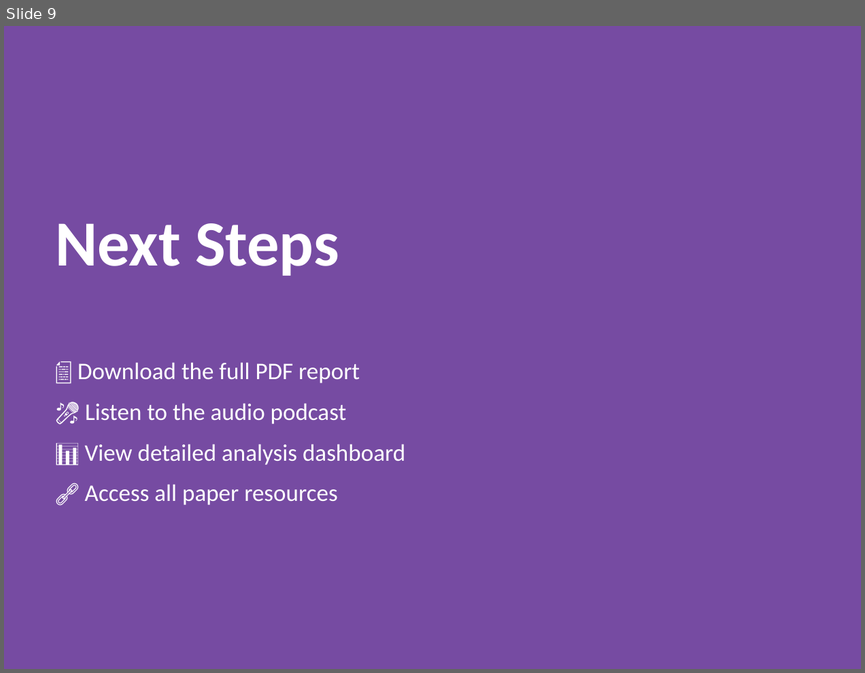
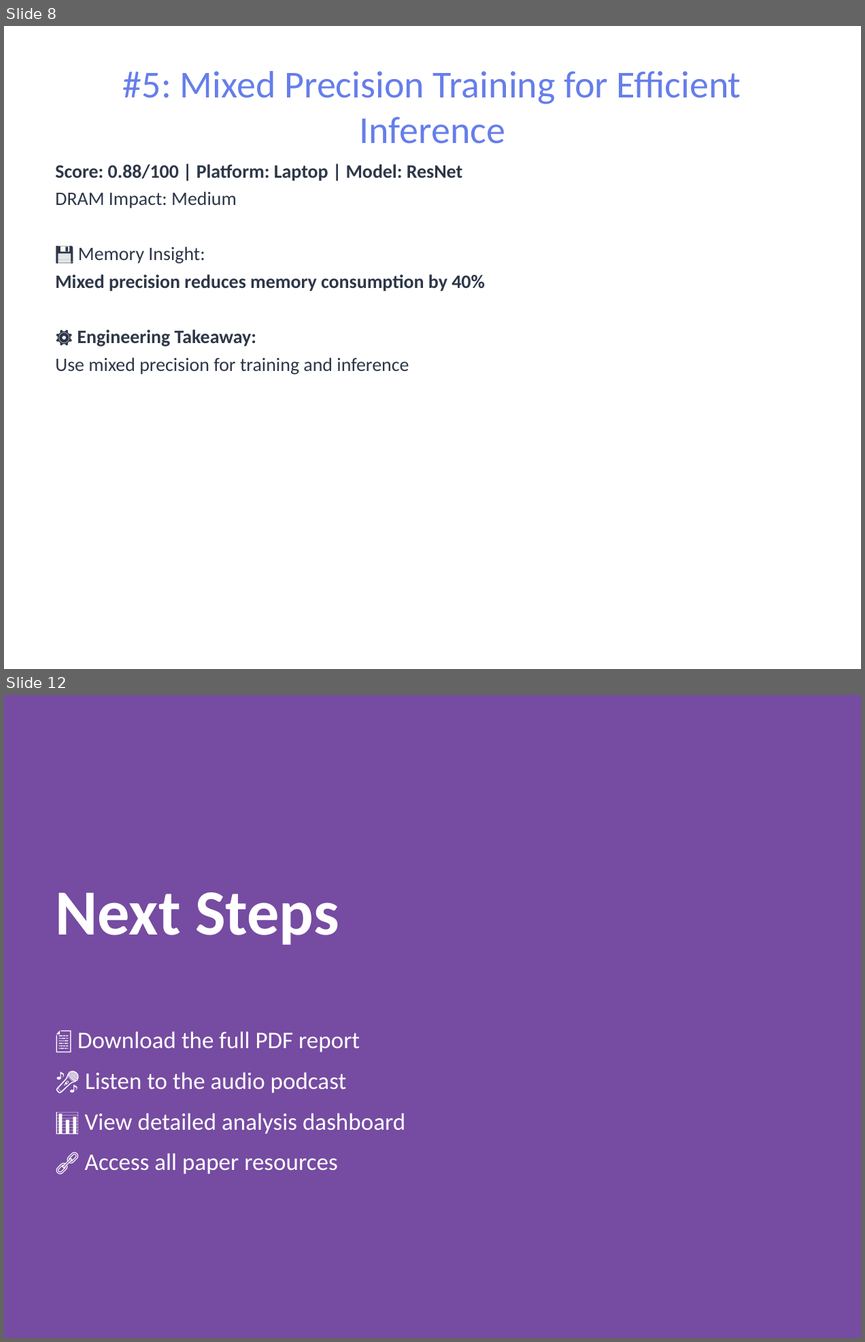
Before and after one commit to pbtsvinaysukhesh/dea-genai-agent, a slide deck: results/reports/report.pptx. Shown one above the other, each under a label of ours: slide 9 before the commit, slides 8 and 12 after it; the slides between them are not shown. The pictures are 865x673 and 865x1342 pixels, drawn with LibreOffice and Linux fonts; fonts in the diff are those of the drawing. Boxes give left, top, right and bottom in pixels: in the first picture for what was removed or moved away, otherwise in the second. Text is boxed around its words. In the diff, an @@ line names an element or a change of style, - is before the commit and + after.

```diff
--- a/results/reports/report.pptx
+++ b/results/reports/report.pptx
@@ slide 8 added at [4,26,861,669], background #FFFFFF @@
@@ title added at [123,71,741,144], 32 pt, text #667EEA @@
+#5: Mixed Precision Training for Efficient Inference
@@ text added at [55,164,485,374], 16 pt, text #2D3748, bold @@
+Score: 0.88/100 | Platform: Laptop | Model: ResNet
+DRAM Impact: Medium
+💾 Memory Insight:
+Mixed precision reduces memory consumption by 40%
+⚙️ Engineering Takeaway:
+Use mixed precision for training and inference
@@ what was slide 9 is now slide 12 @@
```
Also in this commit, not shown: 8 slides changed, 2 other slides added, 23 other files.
